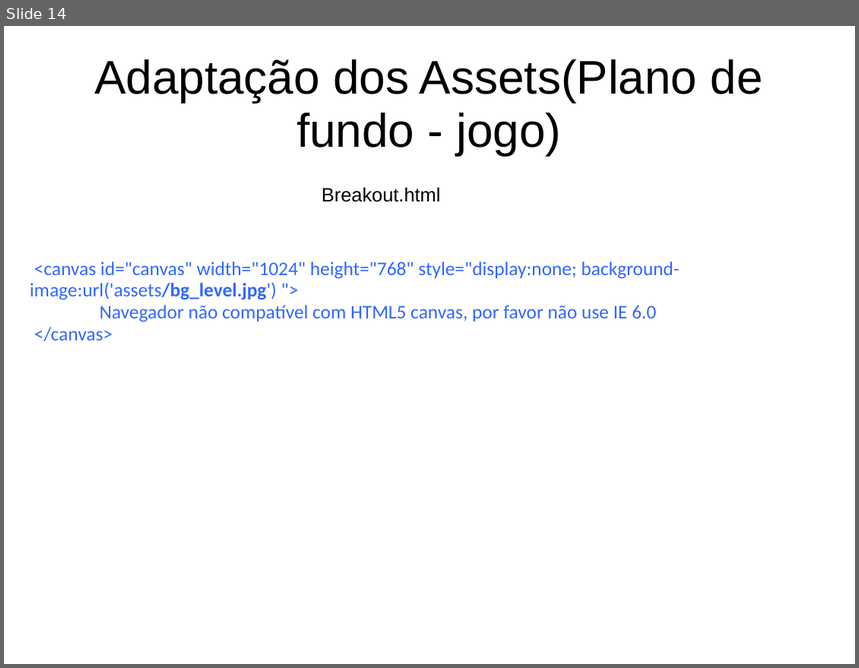
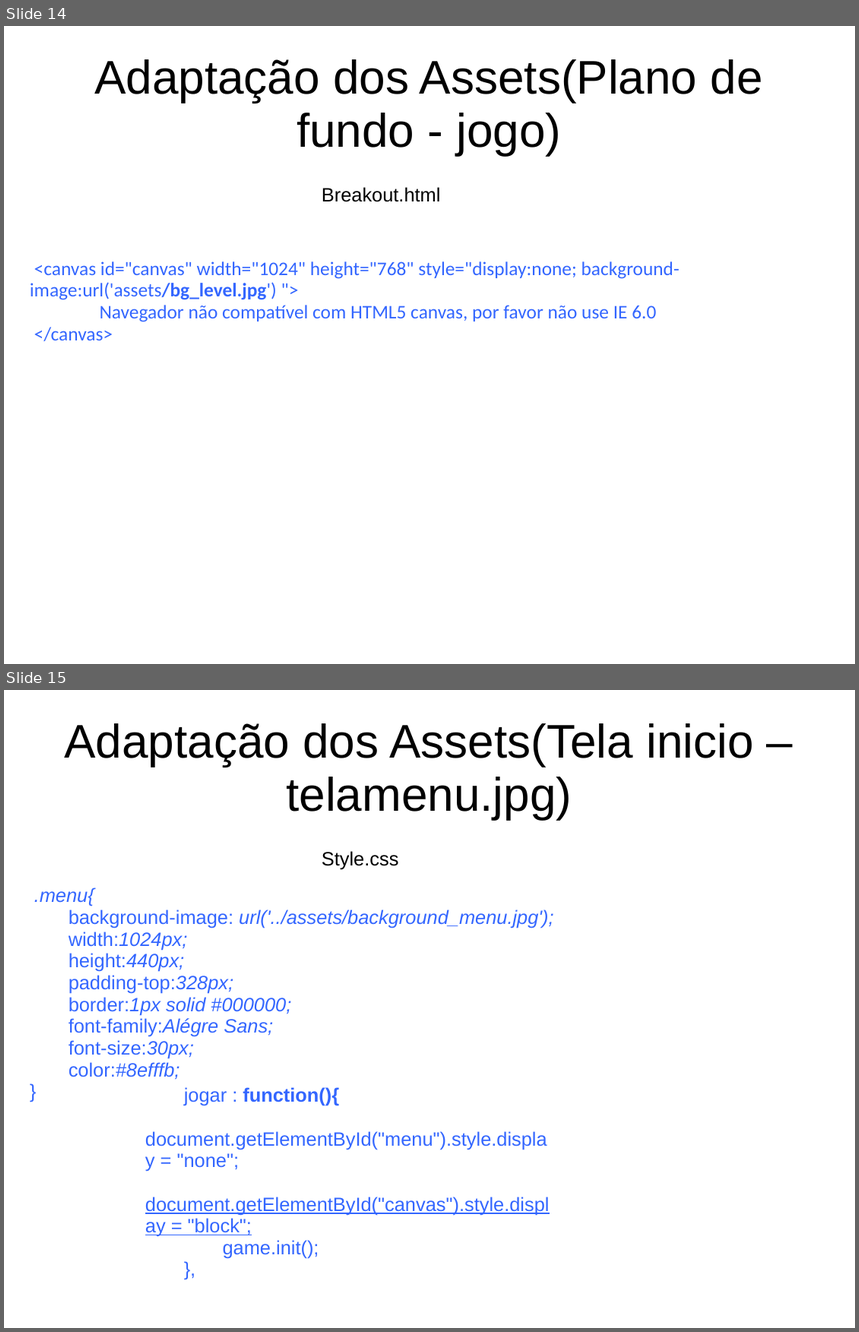
Before and after one commit to jucimarjr/posueagames, a slide deck: brunorichele/breakout/apres/breakout.ppt. Shown one above the other, each under a label of ours: slide 14 before the commit, slides 14 and 15 after it. The pictures are 859x668 and 859x1332 pixels, drawn with LibreOffice and Linux fonts; fonts in the diff are those of the drawing. Boxes give left, top, right and bottom in pixels: in the first picture for what was removed or moved away, otherwise in the second. Text is boxed around its words. In the diff, an @@ line names an element or a change of style, - is before the commit and + after.

```diff
--- a/brunorichele/breakout/apres/breakout.ppt
+++ b/brunorichele/breakout/apres/breakout.ppt
@@ slide 15 added at <box>4,690,855,1328</box>, background #FFFFFF @@
@@ title added at <box>65,723,753,819</box>, 44 pt, text #000000 @@
+Adaptação dos Assets(Tela inicio – telamenu.jpg)
@@ text added at <box>322,851,399,870</box>, 18 pt, text #000000 @@
+Style.css
@@ text added at <box>34,888,553,1080</box>, 18 pt, text #3366FF, italic @@
+.menu{
+background-image: url('../assets/background_menu.jpg');
+width:1024px;
+height:440px;
+padding-top:328px;
+border:1px solid #000000;
+font-family:Alégre Sans;
+font-size:30px;
+color:#8efffb;
+}
@@ text added at <box>145,1087,550,1258</box>, 18 pt, text #3366FF @@
+jogar : function(){
+document.getElementById("menu").style.display = "none";
+document.getElementById("canvas").style.display = "block";
+game.init();
+},
```
Also in this commit, not shown: 1 other slide added.
